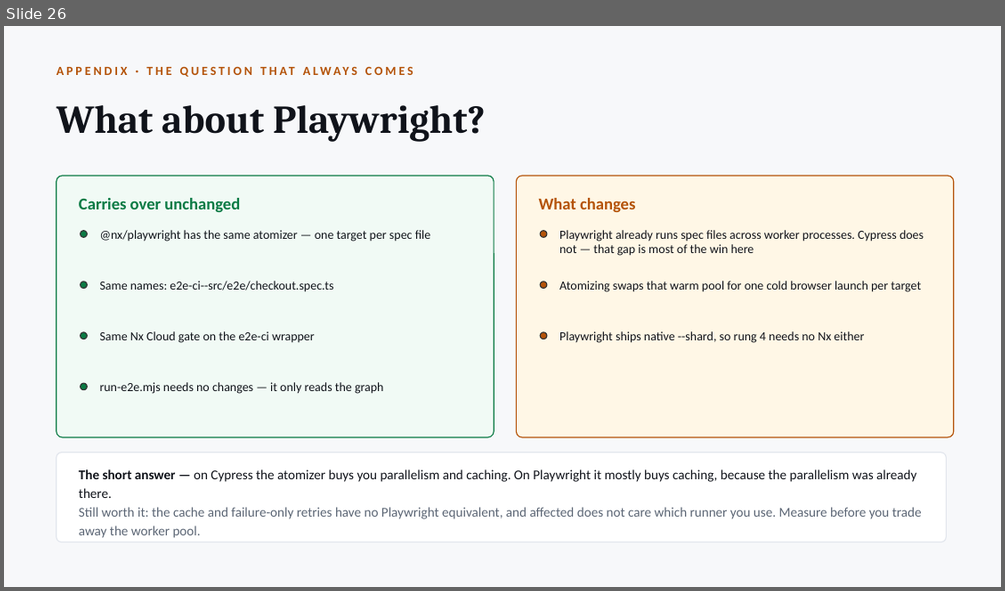
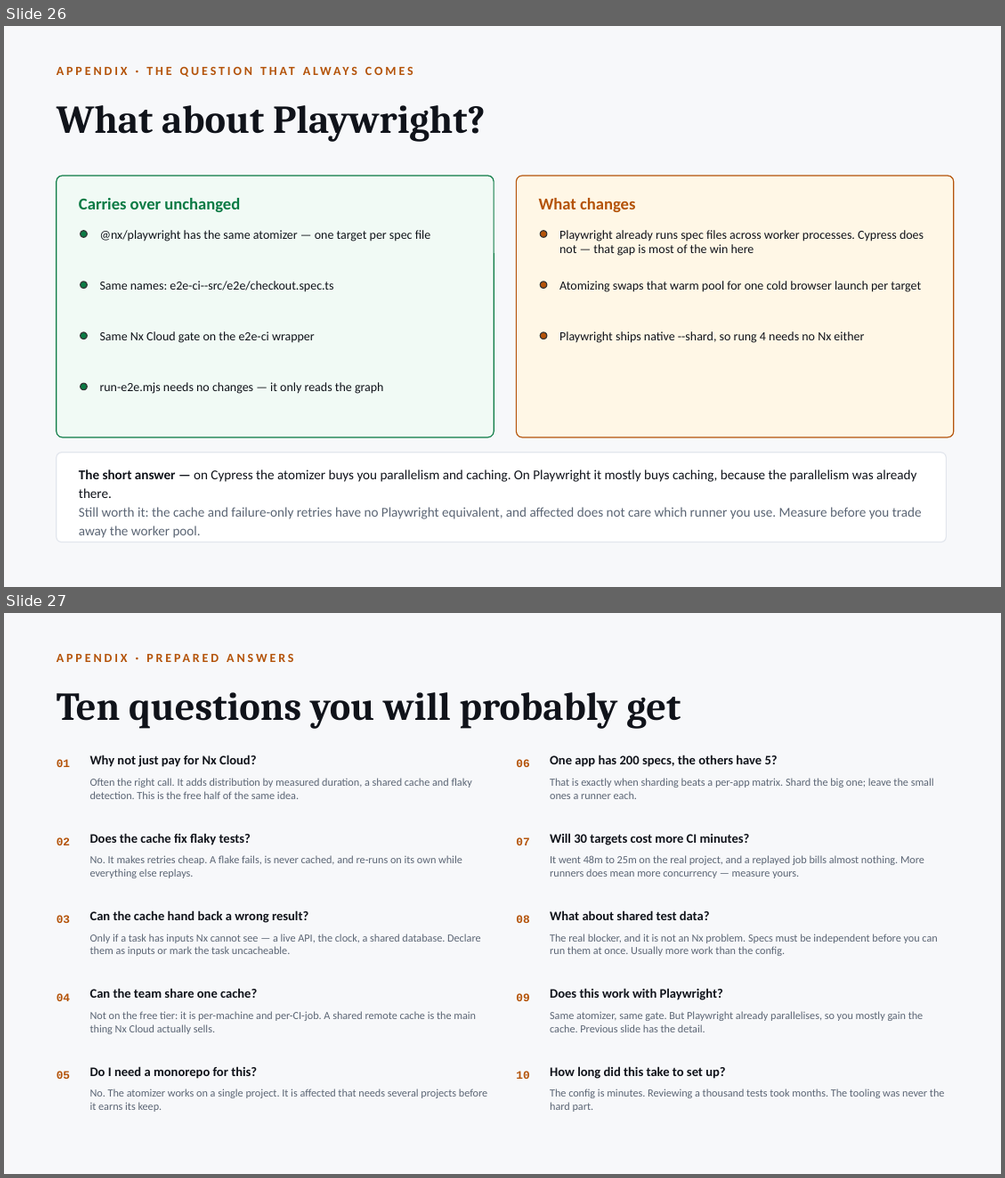
Before and after one commit to radzivil/nx-scaling-e2e-tests-with-atomizer, a slide deck: talk/Scaling-E2E-Tests-with-Nx.pptx. Shown one above the other, each under a label of ours: slide 26 before the commit, slides 26 and 27 after it. The pictures are 1005x591 and 1005x1178 pixels, drawn with LibreOffice and Linux fonts; fonts in the diff are those of the drawing. Boxes give left, top, right and bottom in pixels: in the first picture for what was removed or moved away, otherwise in the second. Text is boxed around its words. In the diff, an @@ line names an element or a change of style, - is before the commit and + after.

```diff
--- a/talk/Scaling-E2E-Tests-with-Nx.pptx
+++ b/talk/Scaling-E2E-Tests-with-Nx.pptx
@@ slide 27 added at <box>4,613,1001,1174</box>, background #F7F8FA @@
@@ text added at <box>57,647,947,669</box>, 12 pt, text #B45309, bold @@
+APPENDIX · PREPARED ANSWERS
@@ text added at <box>57,692,680,729</box>, 38 pt, text #10131A, bold @@
+Ten questions you will probably get
@@ text added at <box>57,759,70,767</box>, 11 pt, text #B45309, bold @@
+01
@@ text added at <box>90,755,256,767</box>, 12.5 pt, text #10131A, bold @@
+Why not just pay for Nx Cloud?
@@ text added at <box>516,759,529,767</box>, 11 pt, text #B45309, bold @@
+06
@@ text added at <box>550,755,777,767</box>, 12.5 pt, text #10131A, bold @@
+One app has 200 specs, the others have 5?
@@ text added at <box>90,778,472,799</box>, 10.5 pt, text #5C6675 @@
+Often the right call. It adds distribution by measured duration, a shared cache and flaky detection. This is the free half of the same idea.
@@ text added at <box>550,778,934,799</box>, 10.5 pt, text #5C6675 @@
+That is exactly when sharding beats a per-app matrix. Shard the big one; leave the small ones a runner each.
@@ text added at <box>57,837,70,845</box>, 11 pt, text #B45309, bold @@
+02
@@ text added at <box>90,833,251,845</box>, 12.5 pt, text #10131A, bold @@
+Does the cache fix flaky tests?
@@ text added at <box>516,837,529,845</box>, 11 pt, text #B45309, bold @@
+07
@@ text added at <box>550,833,750,845</box>, 12.5 pt, text #10131A, bold @@
+Will 30 targets cost more CI minutes?
@@ text added at <box>90,855,462,878</box>, 10.5 pt, text #5C6675 @@
+No. It makes retries cheap. A flake fails, is never cached, and re-runs on its own while everything else replays.
@@ text added at <box>550,855,924,878</box>, 10.5 pt, text #5C6675 @@
+It went 48m to 25m on the real project, and a replayed job bills almost nothing. More runners does mean more concurrency — measure yours.
@@ text added at <box>57,915,70,923</box>, 11 pt, text #B45309, bold @@
+03
@@ text added at <box>90,910,308,923</box>, 12.5 pt, text #10131A, bold @@
+Can the cache hand back a wrong result?
@@ text added at <box>516,915,529,923</box>, 11 pt, text #B45309, bold @@
+08
@@ text added at <box>550,910,710,920</box>, 12.5 pt, text #10131A, bold @@
+What about shared test data?
@@ text added at <box>90,933,480,956</box>, 10.5 pt, text #5C6675 @@
+Only if a task has inputs Nx cannot see — a live API, the clock, a shared database. Declare them as inputs or mark the task uncacheable.
@@ text added at <box>550,933,937,956</box>, 10.5 pt, text #5C6675 @@
+The real blocker, and it is not an Nx problem. Specs must be independent before you can run them at once. Usually more work than the config.
@@ text added at <box>57,993,70,1001</box>, 11 pt, text #B45309, bold @@
+04
@@ text added at <box>90,988,257,997</box>, 12.5 pt, text #10131A, bold @@
+Can the team share one cache?
@@ text added at <box>90,1011,476,1034</box>, 10.5 pt, text #5C6675 @@
+Not on the free tier: it is per-machine and per-CI-job. A shared remote cache is the main thing Nx Cloud actually sells.
@@ text added at <box>516,993,529,1001</box>, 11 pt, text #B45309, bold @@
+09
@@ text added at <box>550,988,723,1000</box>, 12.5 pt, text #10131A, bold @@
+Does this work with Playwright?
@@ text added at <box>550,1011,923,1032</box>, 10.5 pt, text #5C6675 @@
+Same atomizer, same gate. But Playwright already parallelises, so you mostly gain the cache. Previous slide has the detail.
@@ text added at <box>90,1066,257,1078</box>, 12.5 pt, text #10131A, bold @@
+Do I need a monorepo for this?
@@ text added at <box>550,1066,725,1078</box>, 12.5 pt, text #10131A, bold @@
+How long did this take to set up?
@@ text added at <box>57,1070,70,1078</box>, 11 pt, text #B45309, bold @@
+05
@@ text added at <box>90,1088,487,1111</box>, 10.5 pt, text #5C6675 @@
+No. The atomizer works on a single project. It is affected that needs several projects before it earns its keep.
@@ text added at <box>516,1070,529,1078</box>, 11 pt, text #B45309, bold @@
+10
@@ text added at <box>550,1088,945,1111</box>, 10.5 pt, text #5C6675 @@
+The config is minutes. Reviewing a thousand tests took months. The tooling was never the hard part.
```
Also in this commit, not shown: 3 other files.
